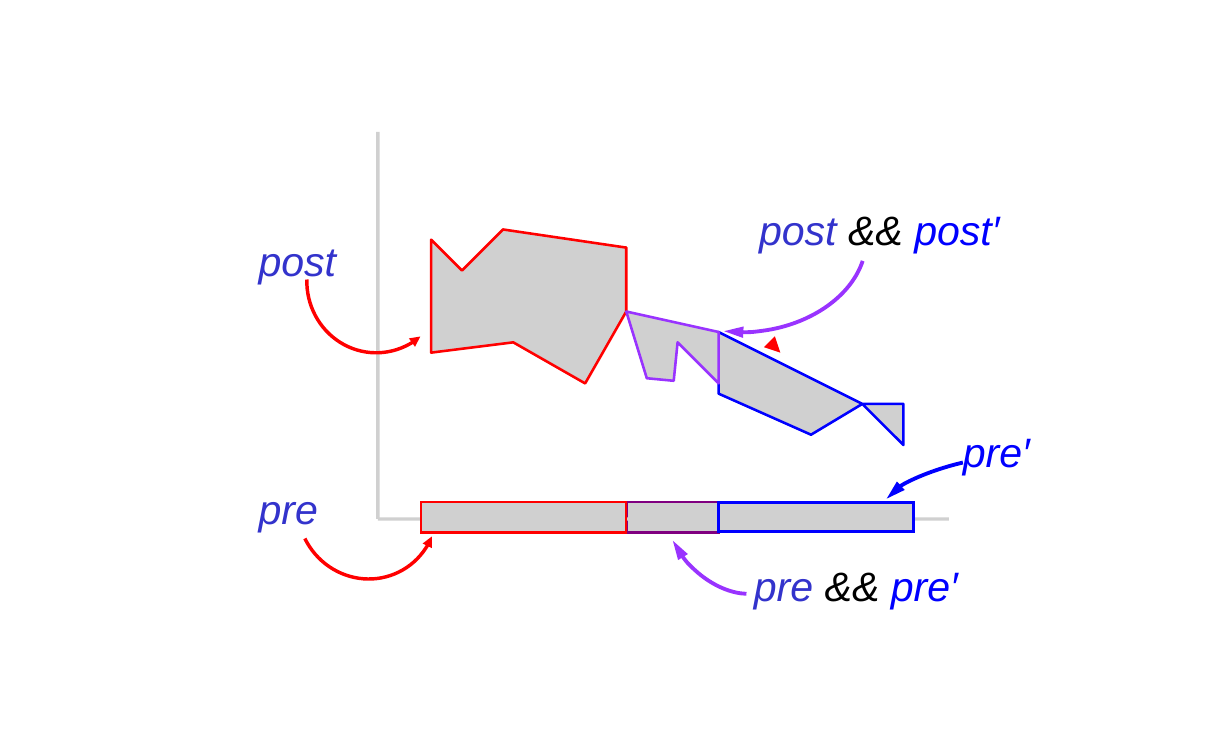
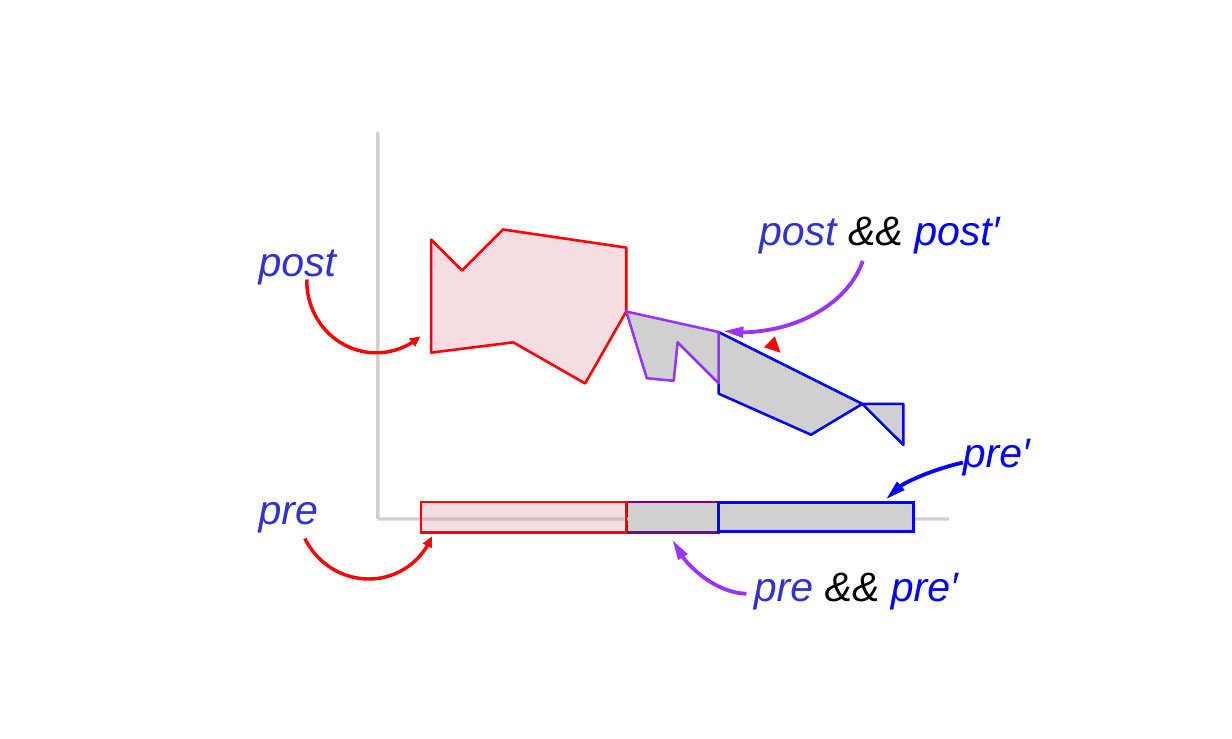
Before and after one commit to kiniry/Mobius, a slide deck: slide 9 of src/escjava/trunk/ESCTools/slides/CAV2007Tutorial/new-diagrams.ppt. Drawn at 1232x739 pixels with LibreOffice and Linux fonts; fonts in the diff are those of the drawing; grey boxes stand for pictures; background and template pictures are left out. Boxes give left, top, right and bottom in pixels: in the first picture for what was removed or moved away, otherwise in the second. Text is boxed around its words. In the diff, an @@ line names an element or a change of style, - is before the commit and + after.

```diff
--- a/src/escjava/trunk/ESCTools/slides/CAV2007Tutorial/new-diagrams.ppt
+++ b/src/escjava/trunk/ESCTools/slides/CAV2007Tutorial/new-diagrams.ppt
@@ picture removed at (431, 229, 626, 383) @@
@@ freeform shape added at (431, 229, 626, 383), fill #E1859B at 28% opacity, outline #FF0000 1.5 pt @@
@@ picture removed at (421, 501, 627, 532) @@
@@ rectangle added at (421, 501, 627, 532), fill #E1859B at 28% opacity, outline #FF0000 1.5 pt @@
```
Also in this commit, not shown: 1 other slide changed, 14 slides added, 20 other files.
